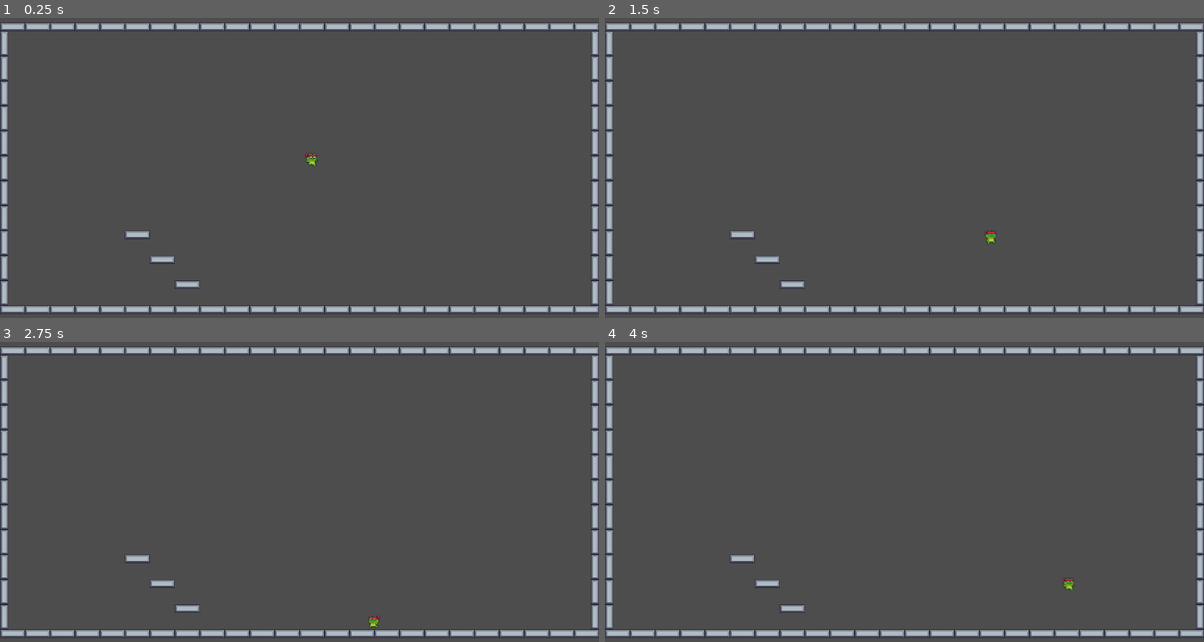
Above: before the commit, frames 1-4 (two rows, left to right).
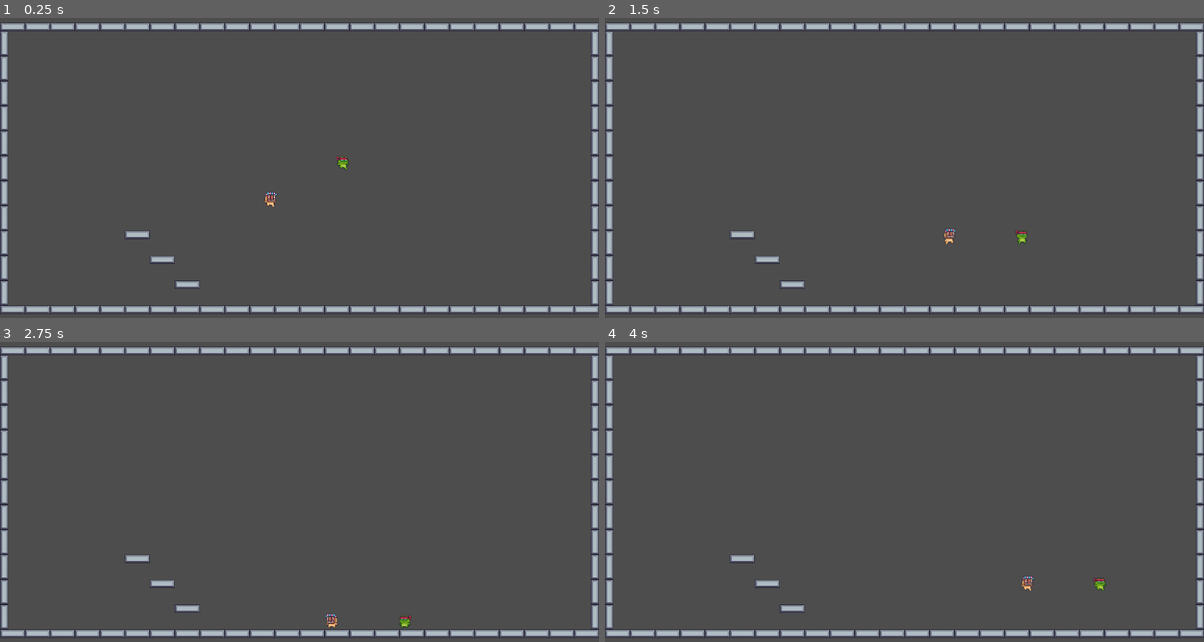
Above: after the commit, the same moments.

Repository: janzeman3/2D_jumping
Game: Godot game, scene res://main_screen.tscn
The game is run twice, just before and just after one commit, with the same random seed, the same clock (stepped at 60 frames per second) and the same inputs.
Inputs:
- Up to frame 1 (0.25 s): no input
- Up to frame 2 (1.5 s): hold Right (right) from 0.53 s (still down); tap Space (jump) at 0.6, 0.77, 1.07, 1.35 s
- Up to frame 3 (2.75 s): tap Space (jump) at 1.52, 1.82, 2.1 s; release Right (right) at 2.03 s; hold Left (left) from 2.03 s (still down)
- Up to frame 4 (4 s): release Left (left) at 2.78 s; hold Right (right) from 2.78 s (still down); tap Space (jump) at 2.85, 3.02, 3.32, 3.6, 3.77 s

The runs differ from the first frame. In frame 1, 0.2% of the frame differs, in the area x 44-59%, y 45-63%; in frame 2, 0.2%; in frame 3, 0.2%; in frame 4, 0.2%.

Commit message:
Mask Dude
Signed-off-by: Jan Zeman <major.su@seznam.cz>

Diff:
--- a/Characters/character.gd
+++ b/Characters/character.gd
@@ -11,13 +11,13 @@
 	# jumping and falling (vertical move)
 	if Input.is_action_just_pressed("jump") and is_on_floor():
 		velocity.y = - jump
+		$AnimatedSprite2D.play("jump")
 	elif not is_on_floor():
 		velocity.y += gravitation
-
-	if velocity.y < 0:
-		$AnimatedSprite2D.play("jump")
-	else:
-		$AnimatedSprite2D.play("fall")
+		if velocity.y < 0:
+			$AnimatedSprite2D.play("jump")
+		else:
+			$AnimatedSprite2D.play("fall")
 
 	# runing or horizontal flying (horizontal move)
 	var direction = Input.get_axis("left", "right")
--- /dev/null
+++ b/Characters/mask_dude.tscn
@@ -0,0 +1,222 @@
+[gd_scene load_steps=33 format=3 uid="uid://yr8dpdqjabi3"]
+
+[ext_resource type="Script" uid="uid://cvo6whfel0hqo" path="res://Characters/character.gd" id="1_vt3h8"]
+[ext_resource type="Texture2D" uid="uid://l6043f6alrh0" path="res://PixelAdventure1/Characters/Mask Dude/Fall (32x32).png" id="2_2cnnf"]
+[ext_resource type="Texture2D" uid="uid://bg8rk2j73rvpc" path="res://PixelAdventure1/Characters/Mask Dude/Idle (32x32).png" id="3_sybf7"]
+[ext_resource type="Texture2D" uid="uid://k0lf32e4xn0p" path="res://PixelAdventure1/Characters/Mask Dude/Jump (32x32).png" id="4_rtcck"]
+[ext_resource type="Texture2D" uid="uid://bbcycmhaghc16" path="res://PixelAdventure1/Characters/Mask Dude/Run (32x32).png" id="5_p3olq"]
+
+[sub_resource type="AtlasTexture" id="AtlasTexture_36l6n"]
+atlas = ExtResource("2_2cnnf")
+region = Rect2(0, 0, 32, 32)
+
+[sub_resource type="AtlasTexture" id="AtlasTexture_gtvgx"]
+atlas = ExtResource("3_sybf7")
+region = Rect2(0, 0, 32, 32)
+
+[sub_resource type="AtlasTexture" id="AtlasTexture_afll7"]
+atlas = ExtResource("3_sybf7")
+region = Rect2(32, 0, 32, 32)
+
+[sub_resource type="AtlasTexture" id="AtlasTexture_vh64w"]
+atlas = ExtResource("3_sybf7")
+region = Rect2(64, 0, 32, 32)
+
+[sub_resource type="AtlasTexture" id="AtlasTexture_107yp"]
+atlas = ExtResource("3_sybf7")
+region = Rect2(96, 0, 32, 32)
+
+[sub_resource type="AtlasTexture" id="AtlasTexture_x1j7p"]
+atlas = ExtResource("3_sybf7")
+region = Rect2(128, 0, 32, 32)
+
+[sub_resource type="AtlasTexture" id="AtlasTexture_kods2"]
+atlas = ExtResource("3_sybf7")
+region = Rect2(160, 0, 32, 32)
+
+[sub_resource type="AtlasTexture" id="AtlasTexture_4vl03"]
+atlas = ExtResource("3_sybf7")
+region = Rect2(192, 0, 32, 32)
+
+[sub_resource type="AtlasTexture" id="AtlasTexture_ksx4y"]
+atlas = ExtResource("3_sybf7")
+region = Rect2(224, 0, 32, 32)
+
+[sub_resource type="AtlasTexture" id="AtlasTexture_awtjw"]
+atlas = ExtResource("3_sybf7")
+region = Rect2(256, 0, 32, 32)
+
+[sub_resource type="AtlasTexture" id="AtlasTexture_d86p2"]
+atlas = ExtResource("3_sybf7")
+region = Rect2(288, 0, 32, 32)
+
+[sub_resource type="AtlasTexture" id="AtlasTexture_irjoh"]
+atlas = ExtResource("3_sybf7")
+region = Rect2(320, 0, 32, 32)
+
+[sub_resource type="AtlasTexture" id="AtlasTexture_y557t"]
+atlas = ExtResource("4_rtcck")
+region = Rect2(0, 0, 32, 32)
+
+[sub_resource type="AtlasTexture" id="AtlasTexture_kxlvl"]
+atlas = ExtResource("5_p3olq")
+region = Rect2(0, 0, 32, 32)
+
+[sub_resource type="AtlasTexture" id="AtlasTexture_8dnjf"]
+atlas = ExtResource("5_p3olq")
+region = Rect2(32, 0, 32, 32)
+
+[sub_resource type="AtlasTexture" id="AtlasTexture_fwtbe"]
+atlas = ExtResource("5_p3olq")
+region = Rect2(64, 0, 32, 32)
+
+[sub_resource type="AtlasTexture" id="AtlasTexture_y6jh6"]
+atlas = ExtResource("5_p3olq")
+region = Rect2(96, 0, 32, 32)
+
+[sub_resource type="AtlasTexture" id="AtlasTexture_mgtdi"]
+atlas = ExtResource("5_p3olq")
+region = Rect2(128, 0, 32, 32)
+
+[sub_resource type="AtlasTexture" id="AtlasTexture_kfifx"]
+atlas = ExtResource("5_p3olq")
+region = Rect2(160, 0, 32, 32)
+
+[sub_resource type="AtlasTexture" id="AtlasTexture_r3uhm"]
+atlas = ExtResource("5_p3olq")
+region = Rect2(192, 0, 32, 32)
+
+[sub_resource type="AtlasTexture" id="AtlasTexture_0arn8"]
+atlas = ExtResource("5_p3olq")
+region = Rect2(224, 0, 32, 32)
+
+[sub_resource type="AtlasTexture" id="AtlasTexture_aidkt"]
+atlas = ExtResource("5_p3olq")
+region = Rect2(256, 0, 32, 32)
+
+[sub_resource type="AtlasTexture" id="AtlasTexture_wttiw"]
+atlas = ExtResource("5_p3olq")
+region = Rect2(288, 0, 32, 32)
+
+[sub_resource type="AtlasTexture" id="AtlasTexture_i0r6e"]
+atlas = ExtResource("5_p3olq")
+region = Rect2(320, 0, 32, 32)
+
+[sub_resource type="AtlasTexture" id="AtlasTexture_3vocy"]
+atlas = ExtResource("5_p3olq")
+region = Rect2(352, 0, 32, 32)
+
+[sub_resource type="SpriteFrames" id="SpriteFrames_m88iv"]
+animations = [{
+"frames": [{
+"duration": 1.0,
+"texture": SubResource("AtlasTexture_36l6n")
+}],
+"loop": true,
+"name": &"fall",
+"speed": 5.0
+}, {
+"frames": [{
+"duration": 1.0,
+"texture": SubResource("AtlasTexture_gtvgx")
+}, {
+"duration": 1.0,
+"texture": SubResource("AtlasTexture_afll7")
+}, {
+"duration": 1.0,
+"texture": SubResource("AtlasTexture_vh64w")
+}, {
+"duration": 1.0,
+"texture": SubResource("AtlasTexture_107yp")
+}, {
+"duration": 1.0,
+"texture": SubResource("AtlasTexture_x1j7p")
+}, {
+"duration": 1.0,
+"texture": SubResource("AtlasTexture_kods2")
+}, {
+"duration": 1.0,
+"texture": SubResource("AtlasTexture_4vl03")
+}, {
+"duration": 1.0,
+"texture": SubResource("AtlasTexture_ksx4y")
+}, {
+"duration": 1.0,
+"texture": SubResource("AtlasTexture_awtjw")
+}, {
+"duration": 1.0,
+"texture": SubResource("AtlasTexture_d86p2")
+}, {
+"duration": 1.0,
+"texture": SubResource("AtlasTexture_irjoh")
+}],
+"loop": true,
+"name": &"idle",
+"speed": 20.0
+}, {
+"frames": [{
+"duration": 1.0,
+"texture": SubResource("AtlasTexture_y557t")
+}],
+"loop": true,
+"name": &"jump",
+"speed": 5.0
+}, {
+"frames": [{
+"duration": 1.0,
+"texture": SubResource("AtlasTexture_kxlvl")
+}, {
+"duration": 1.0,
+"texture": SubResource("AtlasTexture_8dnjf")
+}, {
+"duration": 1.0,
+"texture": SubResource("AtlasTexture_fwtbe")
+}, {
+"duration": 1.0,
+"texture": SubResource("AtlasTexture_y6jh6")
+}, {
+"duration": 1.0,
+"texture": SubResource("AtlasTexture_mgtdi")
+}, {
+"duration": 1.0,
+"texture": SubResource("AtlasTexture_kfifx")
+}, {
+"duration": 1.0,
+"texture": SubResource("AtlasTexture_r3uhm")
+}, {
+"duration": 1.0,
+"texture": SubResource("AtlasTexture_0arn8")
+}, {
+"duration": 1.0,
+"texture": SubResource("AtlasTexture_aidkt")
+}, {
+"duration": 1.0,
+"texture": SubResource("AtlasTexture_wttiw")
+}, {
+"duration": 1.0,
+"texture": SubResource("AtlasTexture_i0r6e")
+}, {
+"duration": 1.0,
+"texture": SubResource("AtlasTexture_3vocy")
+}],
+"loop": true,
+"name": &"run",
+"speed": 20.0
+}]
+
+[sub_resource type="RectangleShape2D" id="RectangleShape2D_hnvoh"]
+size = Vector2(15, 21)
+
+[node name="MaskDude" type="CharacterBody2D"]
+script = ExtResource("1_vt3h8")
+
+[node name="AnimatedSprite2D" type="AnimatedSprite2D" parent="."]
+sprite_frames = SubResource("SpriteFrames_m88iv")
+animation = &"run"
+autoplay = "idle"
+frame = 10
+frame_progress = 0.943994
+
+[node name="CollisionShape2D" type="CollisionShape2D" parent="."]
+position = Vector2(0.5, 5.5)
+shape = SubResource("RectangleShape2D_hnvoh")
--- a/main_screen.tscn
+++ b/main_screen.tscn
@@ -1,7 +1,8 @@
-[gd_scene load_steps=5 format=3 uid="uid://nwo4rfyrij3u"]
+[gd_scene load_steps=6 format=3 uid="uid://nwo4rfyrij3u"]
 
 [ext_resource type="Texture2D" uid="uid://coqkbni8qdmwx" path="res://PixelAdventure1/Terrain/Terrain (16x16).png" id="1_tjn2e"]
 [ext_resource type="PackedScene" uid="uid://cov41bk637cuc" path="res://Characters/ninja_frog.tscn" id="2_w0p2i"]
+[ext_resource type="PackedScene" uid="uid://yr8dpdqjabi3" path="res://Characters/mask_dude.tscn" id="3_7a4el"]
 
 [sub_resource type="TileSetAtlasSource" id="TileSetAtlasSource_w0p2i"]
 texture = ExtResource("1_tjn2e")
@@ -257,5 +258,8 @@
 format = 2
 layer_0/tile_data = PackedInt32Array(2555904, 786432, 4, 2555905, 851968, 4, 2555906, 917504, 4, 2555907, 786432, 4, 25 …(4205 unchanged characters)…
 
+[node name="MaskDude" parent="." instance=ExtResource("3_7a4el")]
+position = Vector2(519, 399)
+
 [node name="NinjaFrog" parent="." instance=ExtResource("2_w0p2i")]
-position = Vector2(599, 321)
+position = Vector2(659, 327)
